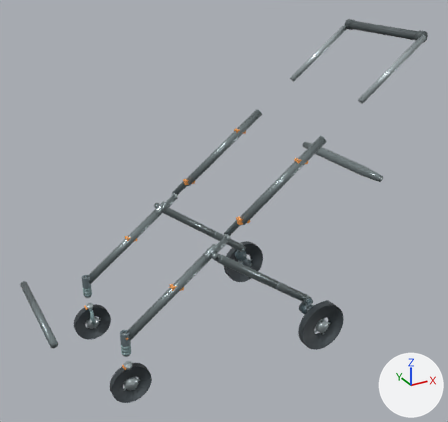
The glTF model models/no_cabin/w550_state5_wheel_S.glb as it was, and as the next commit left it.
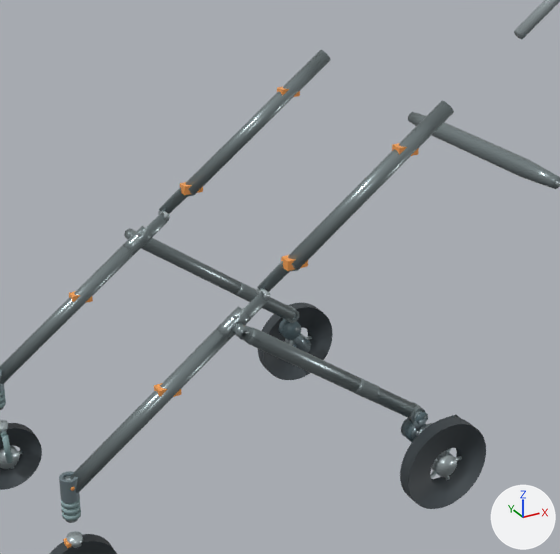
There are two pictures of each version: one whole from a 50 mm camera at (-0.484, -1.952, 1.567) aimed at (0.579, -0.019, 0.601), one close up on the part from 20% to 85% of the width and 20% to 88% of the height. Arrows for +X, +Y and +Z are at lower right; the lights stay in place. The last two pictures show the newer version.

In view in the first close-up: 'FL_tire.006', 'FR_tire.006', 'RL_tire.006', 'RR_tire.006', 'V46_rear_leg_-1.007', 'V46_rear_leg_1.007', 'V46_rearbar.007', 'main_lower_-1.007', 'main_lower_1.007', 'main_upper_-1.007', 'main_upper_1.007' and 41 more.
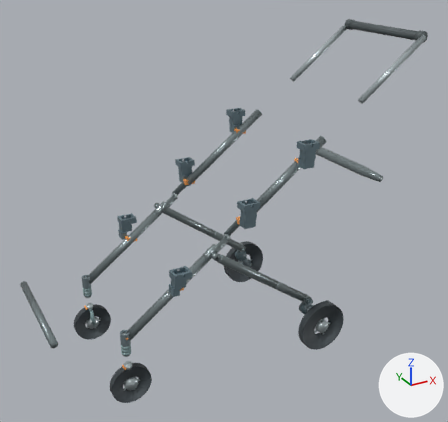
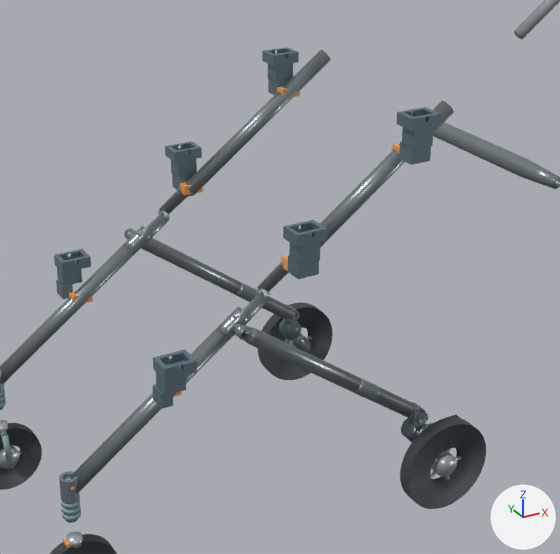
Boxes (x1, y1, x2, y2) around the edits, measured in the close-ups (560 x 554 px):
'Universal_Cabin_Receiver_M_-1', added: after (283, 220, 327, 279)
'Universal_Cabin_Receiver_H_-1', added: after (396, 107, 441, 165)
'Universal_Cabin_Receiver_L_-1', added: after (153, 349, 197, 409)
'Universal_Cabin_Receiver_L_1', added: after (54, 249, 91, 299)
'Universal_Cabin_Receiver_M_1', added: after (165, 141, 202, 190)
'Universal_Cabin_Receiver_H_1', added: after (262, 47, 299, 95)

The change, as a diff of the scene's bpy script:
```diff
--- a/models/no_cabin/w550_state5_wheel_S.glb.py
+++ b/models/no_cabin/w550_state5_wheel_S.glb.py
@@ ob_universal_cabin_receiver_m__1 @@
+ob_universal_cabin_receiver_m__1 = bpy.data.objects.new('Universal_Cabin_Receiver_M_-1', me_universal_cabin_receiver_m__1)  # 76 vertices, 156 faces; spans x 0.5147..0.5787, y -0.28..-0.232, z 0.639..0.732; in mat_universal_cabin_receiver (greyish blue #768b95)
+ob_universal_cabin_receiver_m__1.location = (0.0, 0.0, 0.0)
@@ ob_universal_cabin_receiver_l__1 @@
+ob_universal_cabin_receiver_l__1 = bpy.data.objects.new('Universal_Cabin_Receiver_L_-1', me_universal_cabin_receiver_l__1)  # 76 vertices, 156 faces; spans x 0.245..0.312, y -0.28..-0.232, z 0.447..0.532; in mat_universal_cabin_receiver (greyish blue #768b95)
+ob_universal_cabin_receiver_l__1.location = (0.0, 0.0, 0.0)
@@ ob_universal_cabin_receiver_h__1 @@
+ob_universal_cabin_receiver_h__1 = bpy.data.objects.new('Universal_Cabin_Receiver_H_-1', me_universal_cabin_receiver_h__1)  # 76 vertices, 156 faces; spans x 0.7547..0.8187, y -0.28..-0.232, z 0.819..0.912; in mat_universal_cabin_receiver (greyish blue #768b95)
+ob_universal_cabin_receiver_h__1.location = (0.0, 0.0, 0.0)
@@ ob_universal_cabin_receiver_m_1 @@
+ob_universal_cabin_receiver_m_1 = bpy.data.objects.new('Universal_Cabin_Receiver_M_1', me_universal_cabin_receiver_m_1)  # 76 vertices, 156 faces; spans x 0.5147..0.5787, y 0.232..0.28, z 0.639..0.732; in mat_universal_cabin_receiver (greyish blue #768b95)
+ob_universal_cabin_receiver_m_1.location = (0.0, 0.0, 0.0)
@@ ob_universal_cabin_receiver_l_1 @@
+ob_universal_cabin_receiver_l_1 = bpy.data.objects.new('Universal_Cabin_Receiver_L_1', me_universal_cabin_receiver_l_1)  # 76 vertices, 156 faces; spans x 0.245..0.312, y 0.232..0.28, z 0.447..0.532; in mat_universal_cabin_receiver (greyish blue #768b95)
+ob_universal_cabin_receiver_l_1.location = (0.0, 0.0, 0.0)
@@ ob_universal_cabin_receiver_h_1 @@
+ob_universal_cabin_receiver_h_1 = bpy.data.objects.new('Universal_Cabin_Receiver_H_1', me_universal_cabin_receiver_h_1)  # 76 vertices, 156 faces; spans x 0.7547..0.8187, y 0.232..0.28, z 0.819..0.912; in mat_universal_cabin_receiver (greyish blue #768b95)
+ob_universal_cabin_receiver_h_1.location = (0.0, 0.0, 0.0)
```
